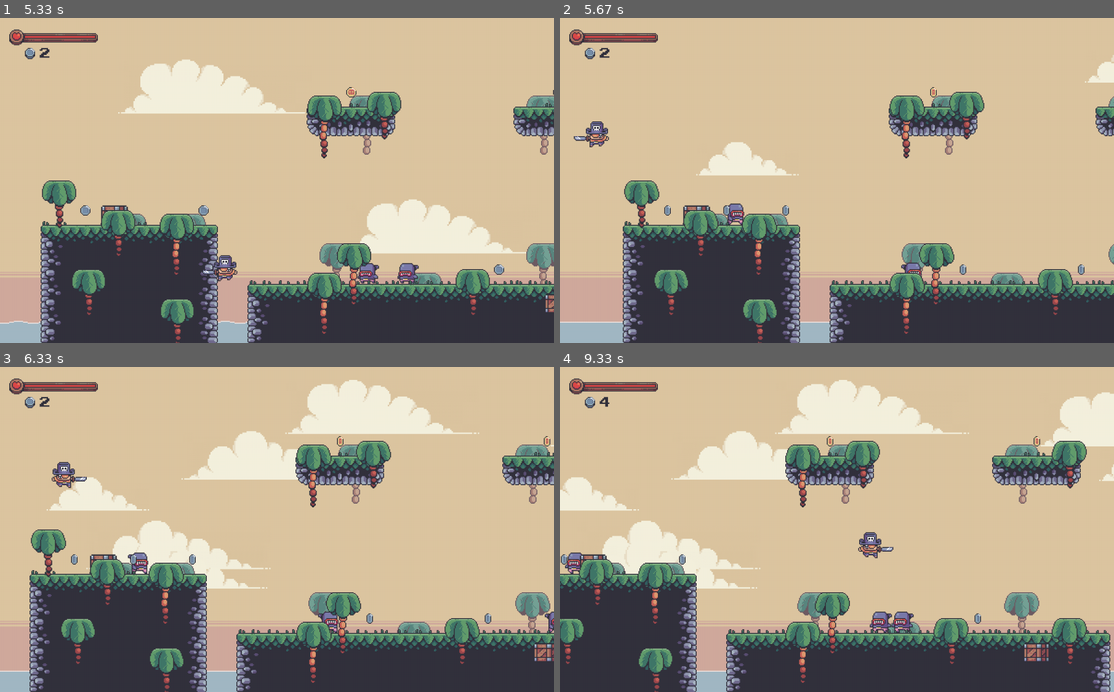
Above: before the commit, frames 1-4 (two rows, left to right).
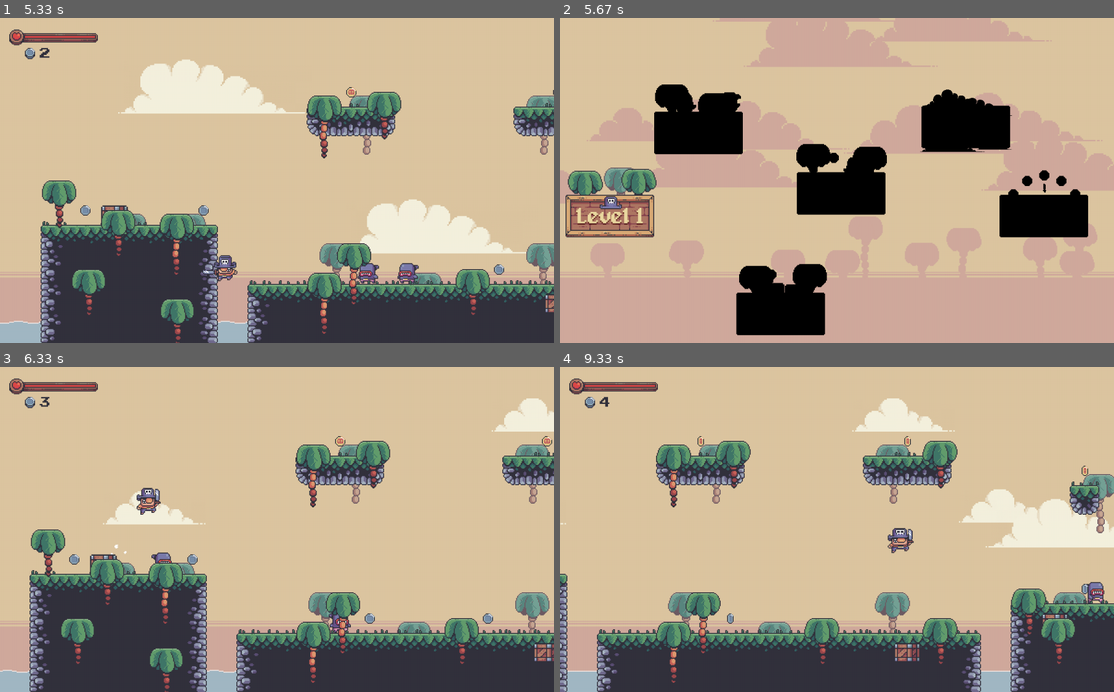
Above: after the commit, the same moments.

Repository: Zain-Khoso/pygame-mario
Game: pygame game, started from code/main.py
Same seed, same stepped clock (60 frames per second), same inputs: the game is played once before the commit and once after it.
Inputs:
- Up to frame 1 (5.33 s): tap Space at 0.33, 1.23, 1.53, 1.73, 2.03, 2.3, 2.6, 2.73, 3.03, 3.4, 3.7, 3.9, 4.2, 4.4, 4.7, 4.9, 5.2 s; hold Right 0.67-1.13 s; hold Right 1.17-1.63 s; hold Right 1.67-2.2 s; hold Left 2.23-2.63 s; hold Right 2.67-3.3 s; hold Left 3.33-3.8 s; hold Right 3.83-4.3 s; hold Left 4.33-4.8 s; hold Left from 4.83 s (still down)
- Up to frame 2 (5.67 s): release Left at 5.37 s; hold Left from 5.4 s (still down); tap Space at 5.47 s
- Up to frame 3 (6.33 s): tap Space at 5.77, 5.9, 6.2 s; release Left at 5.8 s; hold Right from 5.83 s (still down)
- Up to frame 4 (9.33 s): release Right at 6.47 s; hold Right 6.5-6.97 s; tap Space at 6.57, 6.87, 7.07, 7.37, 7.57, 7.87, 8.07, 8.37, 8.63, 8.93, 9.07 s; hold Right 7-7.47 s; hold Right 7.5-7.97 s; hold Left 8-8.53 s; hold Right 8.57-8.97 s; hold Right from 9 s (still down)

Frame 1 is identical in both runs. In frame 2, 57% of the frame differs, in the area x 0-100%, y 0-100%; in frame 3, 11%; in frame 4, 38%.

Commit message:
fix: events offset in overworld

Diff:
--- a/code/overworld.py
+++ b/code/overworld.py
@@ -72,6 +72,11 @@
         self.icon = self.create_icon()
         self.sky = Sky(8, "overworld")
 
+        # Input timer
+        self.start_time = pygame.time.get_ticks()
+        self.allow_input = False
+        self.timer_length = 300
+
     def create_nodes(self):
         group = pygame.sprite.Group()
 
@@ -106,7 +111,7 @@
     def handle_input(self):
         keys = pygame.key.get_pressed()
 
-        if self.icon_moving:
+        if self.icon_moving or not self.allow_input:
             return
 
         if keys[pygame.K_RIGHT] and self.current_level < self.max_level:
@@ -140,8 +145,20 @@
                 self.icon_moving = False
                 self.icon_vecter = pygame.Vector2(0, 0)
 
+    def input_timer(self):
+        if self.allow_input:
+            return
+
+        current_time = pygame.time.get_ticks()
+
+        if current_time <= (self.start_time + self.timer_length):
+            return
+
+        self.allow_input = True
+
     def run(self):
         self.sky.draw(self.display_surface)
+        self.input_timer()
         self.handle_input()
         self.draw_paths()
         self.nodes.update()
